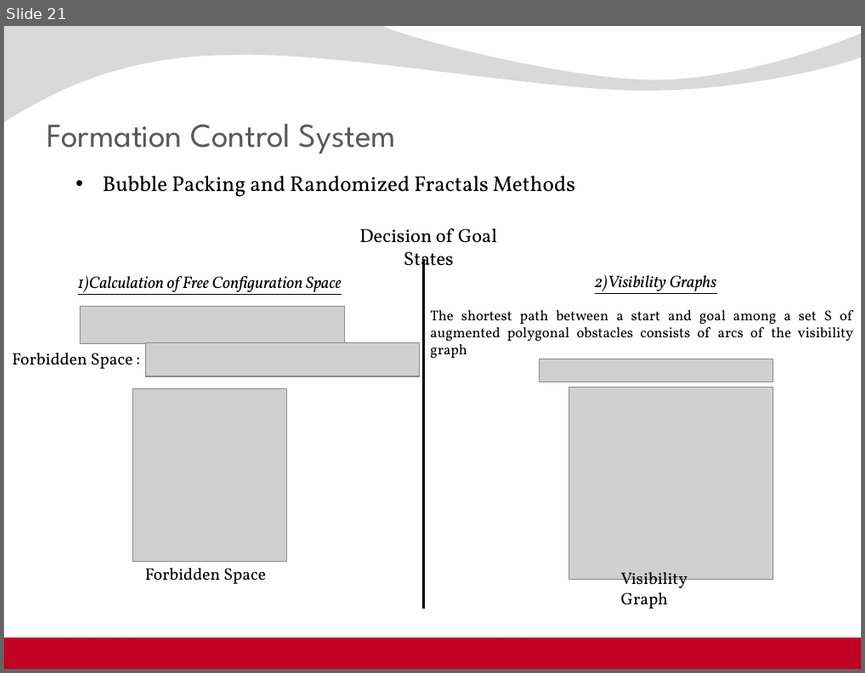
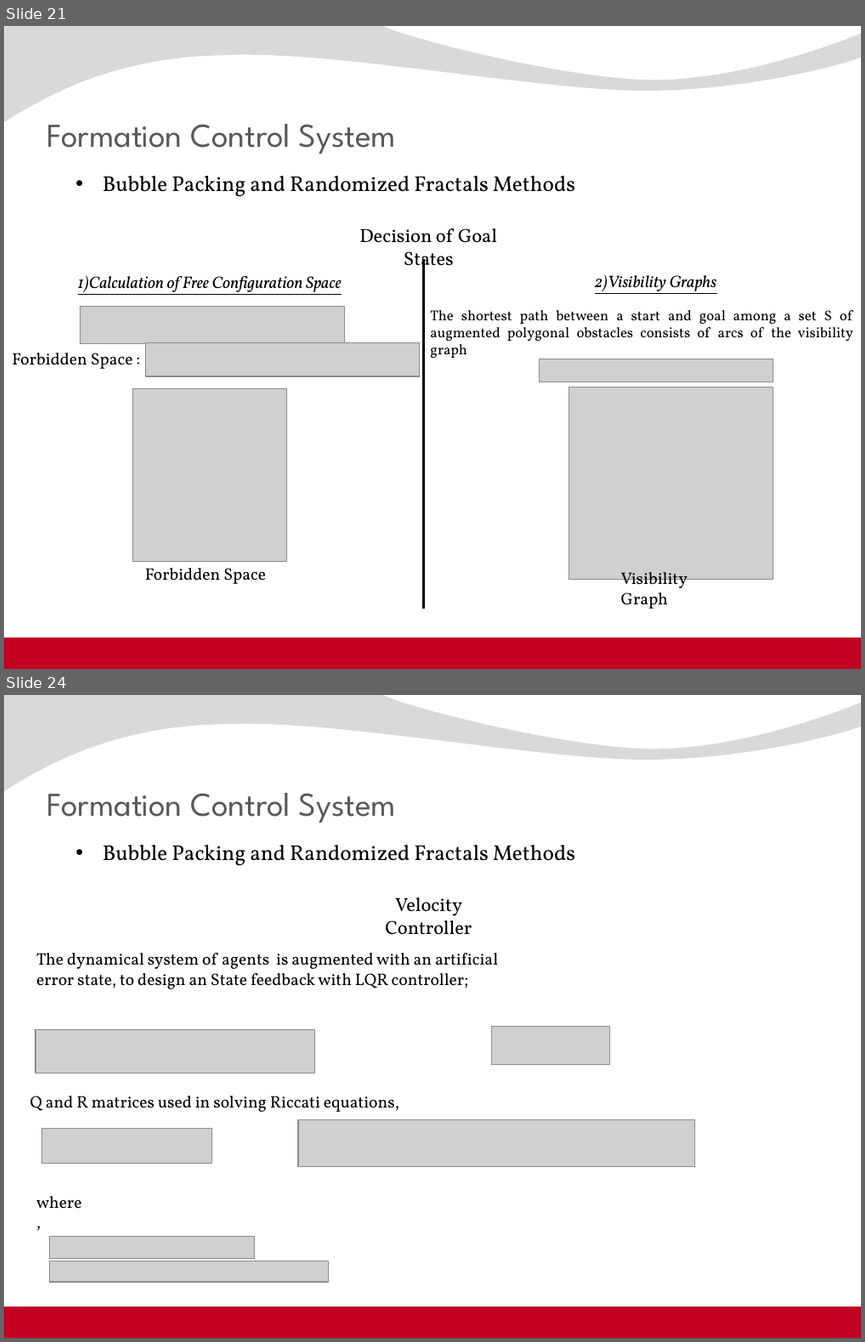
Before and after one commit to kadir4172/formation_control, a slide deck: juri_sunum.pptx. Shown one above the other, each under a label of ours: slide 21 before the commit, slides 21 and 24 after it; the slides between them are not shown. The pictures are 865x673 and 865x1342 pixels, drawn with LibreOffice and Linux fonts; fonts in the diff are those of the drawing; grey boxes stand for pictures; background and template pictures are left out. Boxes give left, top, right and bottom in pixels: in the first picture for what was removed or moved away, otherwise in the second. Text is boxed around its words. In the diff, an @@ line names an element or a change of style, - is before the commit and + after.

Commit message:
[update] formation control kismi sunuma eklemeye d

```diff
--- a/juri_sunum.pptx
+++ b/juri_sunum.pptx
@@ slide 24 added at (4,695,861,1338), background picture (left out); not listed: 2 template elements that a slide beside it also shows @@
@@ title added at (46,793,397,823), 28 pt, text #595959 @@
+Formation Control System
@@ text added at (103,845,575,866), 18 pt, text #000000 @@
+• Bubble Packing and Randomized Fractals Methods
@@ text added at (385,897,472,935), 16 pt, text #000000 @@
+Velocity Controller
@@ text added at (36,953,498,989), 14 pt, text #000000 @@
+The dynamical system of agents is augmented with an artificial error state, to design an State feedback with LQR controller;
@@ picture added at (35,1030,314,1073) @@
@@ picture added at (492,1027,611,1065) @@
@@ text added at (30,1095,399,1111), 14 pt, text #000000 @@
+Q and R matrices used in solving Riccati equations,
@@ picture added at (298,1120,694,1166) @@
@@ picture added at (41,1129,211,1163) @@
@@ text added at (36,1196,82,1208), 14 pt, text #000000 @@
+where,
@@ picture added at (49,1236,255,1258) @@
@@ picture added at (49,1260,328,1281) @@
```
Also in this commit, not shown: 2 other slides added.
